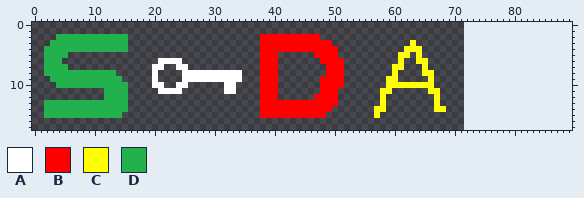
Sprite sheet: img/markers.png. The first picture shows the starting point.
The file is 72x18 pixels. The old version is drawn lined up with the new one, on the new canvas.
Palette (. is transparent): A #ffffff  B #ff0000  C #ffff00  D #22b14c
Pixels before, first column x 2:
 2 ..DDDDDDDDDDDD......................BBBBBBBBBB.....................
 3 .DDDDDDDDDDDDD......................BBBBBBBBBBBB.............C.....
 4 DDDDDDDDDDDDDD......................BBBBBBBBBBBBB...........CCC....
 5 DDDD................................BBB......BBBB..........CC.C....
 6 DDD................AAAA.............BBB.......BBBB.........C..CC...
 7 DDDD..............AA..AA............BBB........BBB........CC...C...
 8 DDDDDDDDDDDD......A....AAAAAAAAAA...BBB........BBB........C....CC..
 9 .DDDDDDDDDDDD.....A....AAAAAAAAAA...BBB.......BBBB.......CC.....C..
10 ..DDDDDDDDDDDD....AA..AA......AA....BBB.......BBBB.......CCCCCCCC..
11 ..........DDDD.....AAAA.......AA....BBB.......BBB.......CC......CC.
12 ..........DDDD......................BBB......BBBB.......C........C.
13 DDDDDDDDDDDDDD......................BBBBBBBBBBBBB.......C........C.
14 DDDDDDDDDDDDDD......................BBBBBBBBBBBB.......CC........CC
15 DDDDDDDDDDDDD.......................BBBBBBBBBBB........C...........
The same view after the edit:
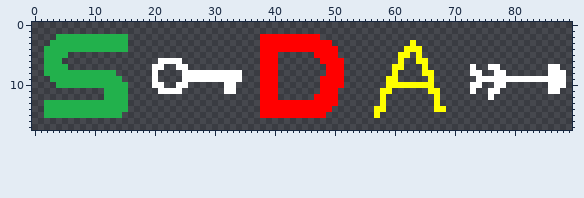
Diff:
canvas 72x18 -> 90x18
Changed rows in their new state; - is an unchanged pixel.
first column x 73:
 7 A--AA--------AA-
 8 AA--AA-------AAA
 9 -AAAAAAAAAAAAAAA
10 AA--AA-------AAA
11 A--AA--------AA-
12 ---A------------
Pixel boxes of the changes (left, top, right, bottom) in both pictures:
added: (470, 64, 566, 100)
